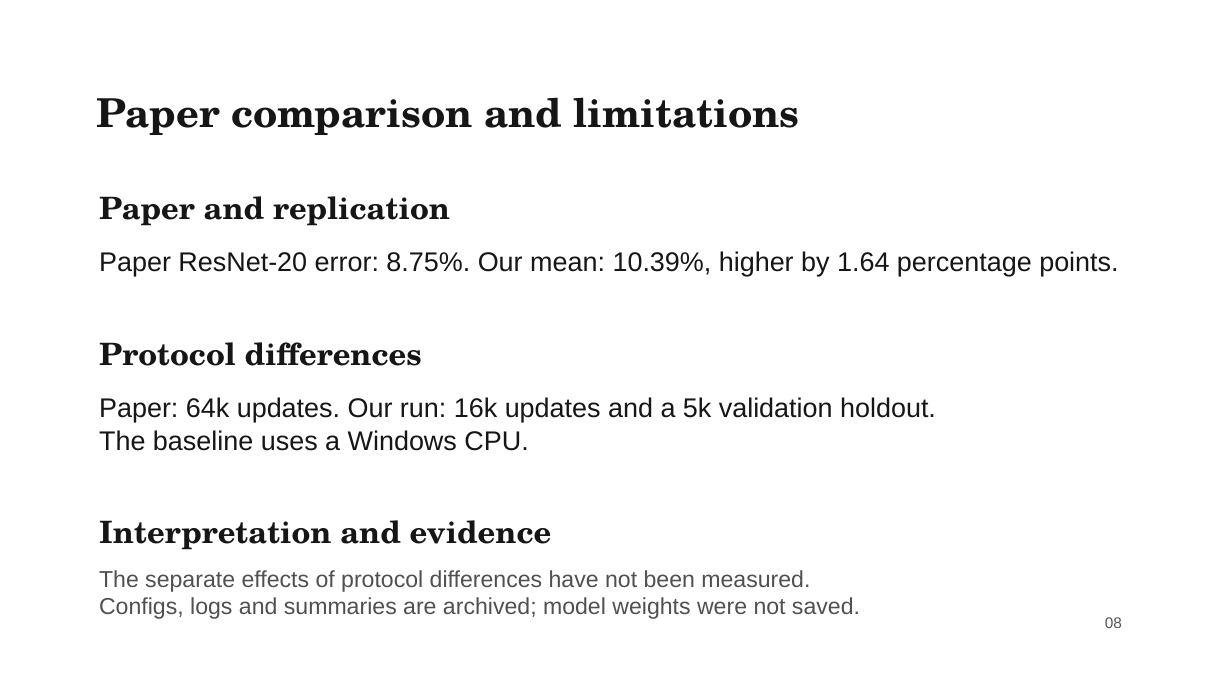
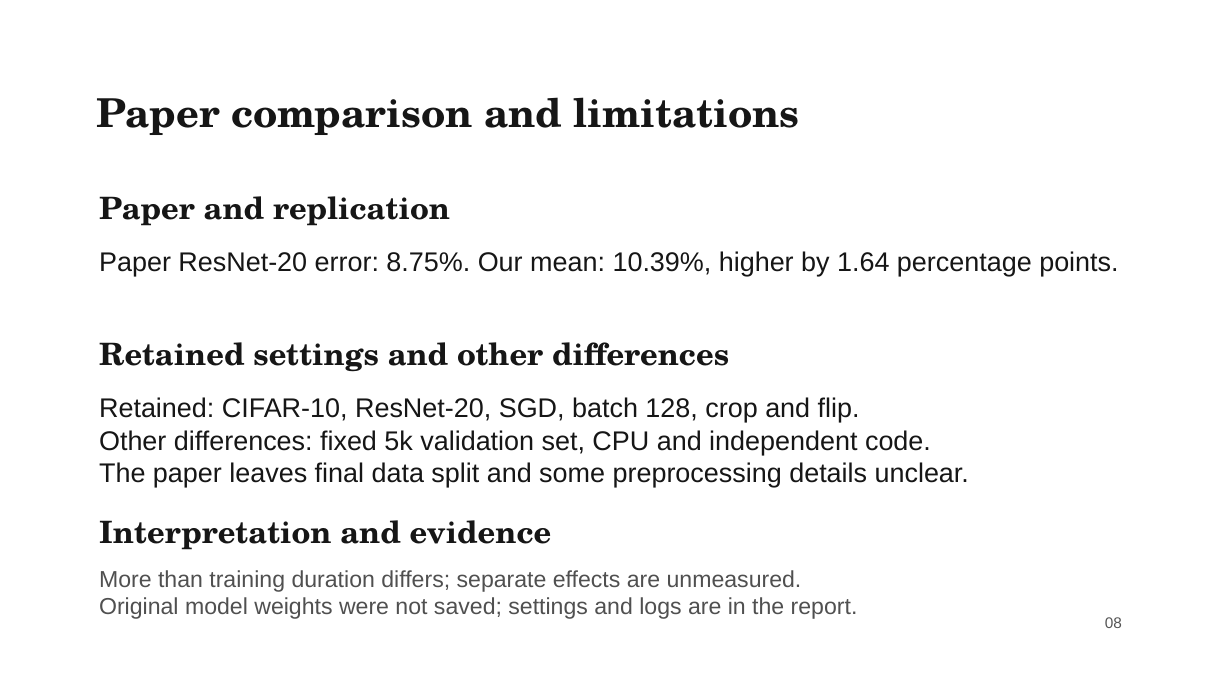
Before and after one commit to liuyanze910-svg/miae01-resnet-replication, a slide deck: slide 8 of docs/slides/week4_a_background_methods.pptx. Drawn at 1232x693 pixels with LibreOffice and Linux fonts; fonts in the diff are those of the drawing; background and template pictures are left out. Boxes give left, top, right and bottom in pixels: in the first picture for what was removed or moved away, otherwise in the second. Text is boxed around its words. In the diff, an @@ line names an element or a change of style, - is before the commit and + after.

```diff
--- a/docs/slides/week4_a_background_methods.pptx
+++ b/docs/slides/week4_a_background_methods.pptx
@@ text at bbox=[99, 342, 729, 372]: text changed @@
-Protocol differences
+Retained settings and other differences
@@ text at bbox=[99, 397, 969, 487]: text changed @@
-Paper: 64k updates. Our run: 16k updates and a 5k validation holdout.
-The baseline uses a Windows CPU.
+Retained: CIFAR-10, ResNet-20, SGD, batch 128, crop and flip.
+Other differences: fixed 5k validation set, CPU and independent code.
+The paper leaves final data split and some preprocessing details unclear.
@@ text at bbox=[99, 570, 858, 619]: text changed @@
-The separate effects of protocol differences have not been measured.
-Configs, logs and summaries are archived; model weights were not saved.
+More than training duration differs; separate effects are unmeasured.
+Original model weights were not saved; settings and logs are in the report.
```
Also in this commit, not shown: 2 other slides changed.
